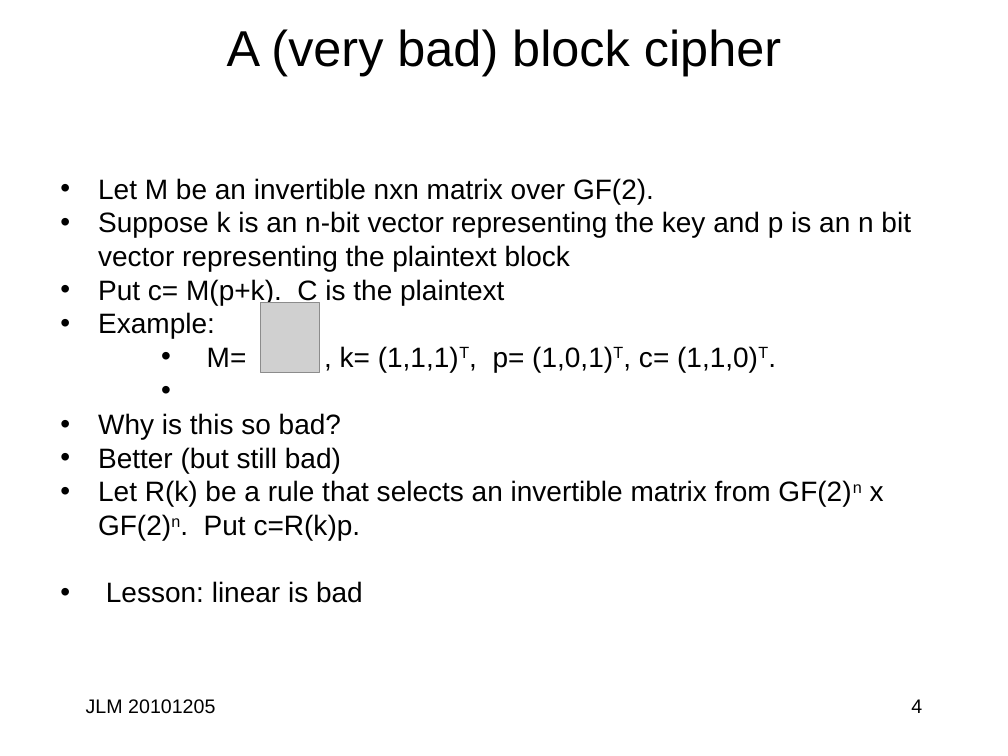
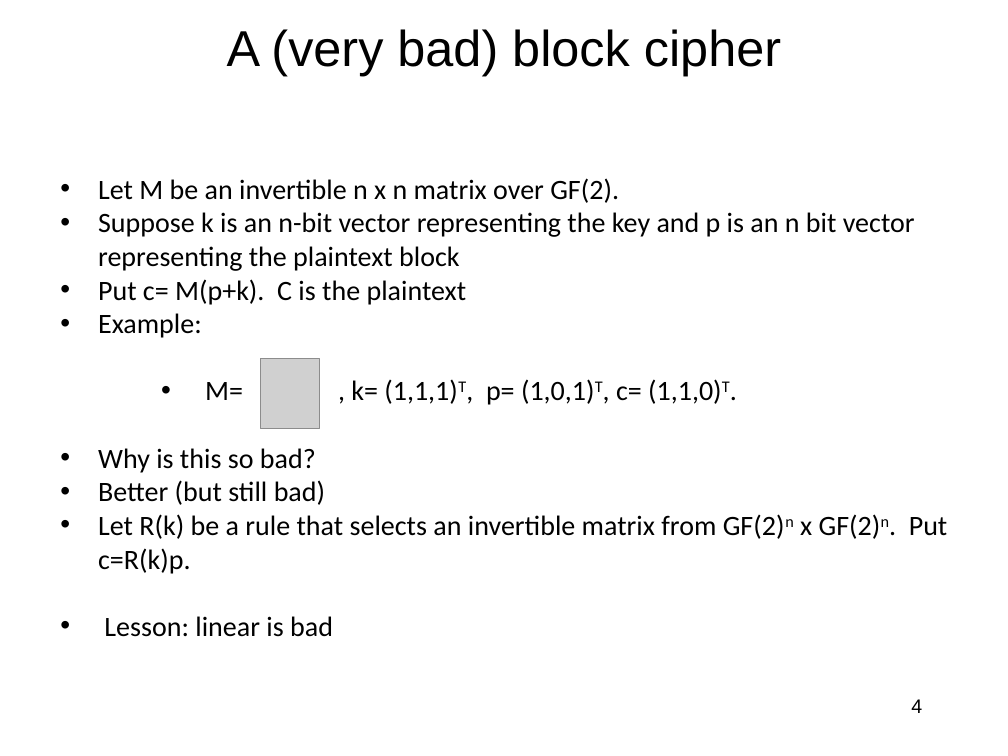
Before and after one commit to jlmucb/class_notes, a slide deck: slide 4 of BerkeleyClass/CS290Spring2013/Lectures/Cryptoclass3.pptx. Drawn at 1008x756 pixels with LibreOffice and Linux fonts; fonts in the diff are those of the drawing; grey boxes stand for pictures. Boxes give left, top, right and bottom in pixels: in the first picture for what was removed or moved away, otherwise in the second. Text is boxed around its words. In the diff, an @@ line names an element or a change of style, - is before the commit and + after.

```diff
--- a/BerkeleyClass/CS290Spring2013/Lectures/Cryptoclass3.pptx
+++ b/BerkeleyClass/CS290Spring2013/Lectures/Cryptoclass3.pptx
@@ text at <box>98,178,619,203</box>: text changed; font Arial to Calibri @@
-• Let M be an invertible nxn matrix over GF(2).
+• Let M be an invertible n x n matrix over GF(2).
@@ text at <box>98,212,948,637</box>: font Arial to Calibri in "Suppose k is an n-bit vector representing ...", "Put c= M(p+k). C is the plaintext", "Example:", "M= , k= (1,1,1)T, p= (1,0,1)T, c= ..." and 4 more places @@
@@ picture removed at <box>260,302,319,372</box> @@
@@ picture added at <box>260,359,319,428</box> @@
@@ text removed at <box>86,699,215,714</box> @@
-JLM 20101205
```
Also in this commit, not shown: 50 other slides changed, 3 slides added, 3 slides removed, 19 other files.
